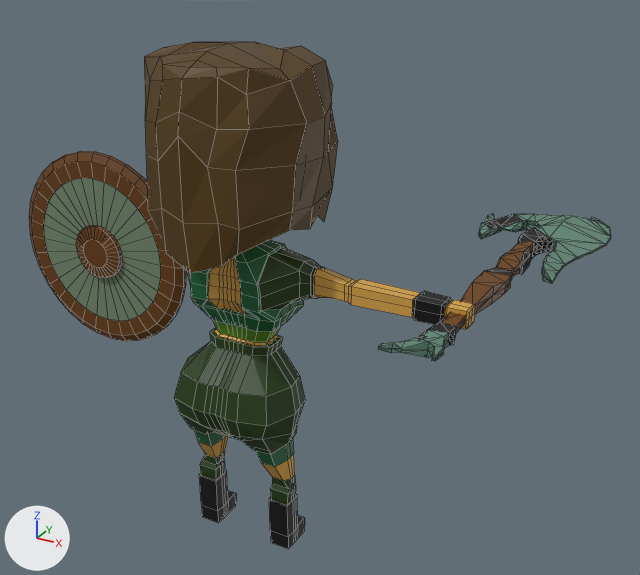
A saved change to the Blender file Girl.blend.
Both versions are drawn from a 50 mm lens placed at (2.27, -3.29, 3.18), pointed at (0.14, 0.58, 1.25). Arrows for +X, +Y and +Z are at lower left; the lights stay in place. Mesh edges are drawn as thin lines.

Objects in the first picture: 'Girl', 'Hair', 'Tarcza', 'Topor'.
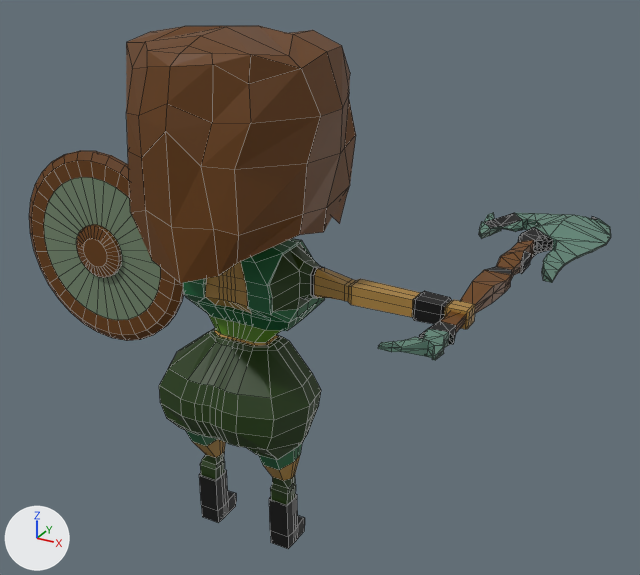
The newer file is also turned or shifted as a whole; pictures and numbers use the older file's frame.

Pixel boxes (x1, y1, x2, y2) of what changed, in the pictures (640 x 575 px; the box of a moved part takes in the faces that stretch with it):
'Hair', reshaped (18% wider, 11% taller)
    before: (144, 42, 338, 273)
    after: (126, 26, 356, 283)
'Girl', recoloured, reshaped
    before: (174, 240, 475, 549)
    after: (159, 239, 475, 549)
part 1 of me_cube, moved or reshaped
    before: (174, 240, 313, 481)
    after: (159, 239, 325, 481)

What the commit changed:
Material 'Material.001' (mat_material_001) changes colour from orange #d8a448 to brown #ad8641; in linear values from (0.686, 0.373, 0.0646) to (0.42, 0.237, 0.0524).
me_cube is used by ob_girl; location (0.0, 0.0, 0.0).
me_cube had 986 vertices, 982 faces and spanned x -1.17..1.17, y -0.29..0.38, z -0.03..2.55.
me_cube now has 1008 vertices, 1004 faces and spans x -1.17..1.17, y -0.34..0.44, z -0.03..2.6.
me_cube part 1: 547 vertices moved from x -0.4..0.4, y -0.29..0.38, z 0.52..2.55 to x -0.46..0.46, y -0.34..0.44, z 0.52..2.6; 22 vertices added at x -0.41..0.41, y -0.25..0.12, z 0.65..0.82.
me_cube_002 has 84 vertices, 74 faces and spans x -0.42..0.425, y -0.386..0.417, z 1.656..2.602.
me_cube_002 is used by ob_hair; location (0.0, 0.0, 0.0).
me_cube_002 part 2: the whole mesh is multiplied about its middle by the matrix ((1.186, 0.0, 0.0), (0.0, 1.186, 0.0), (0.0, 0.0, 1.092)), then moved by (0.001, -0.006, 0.026).
